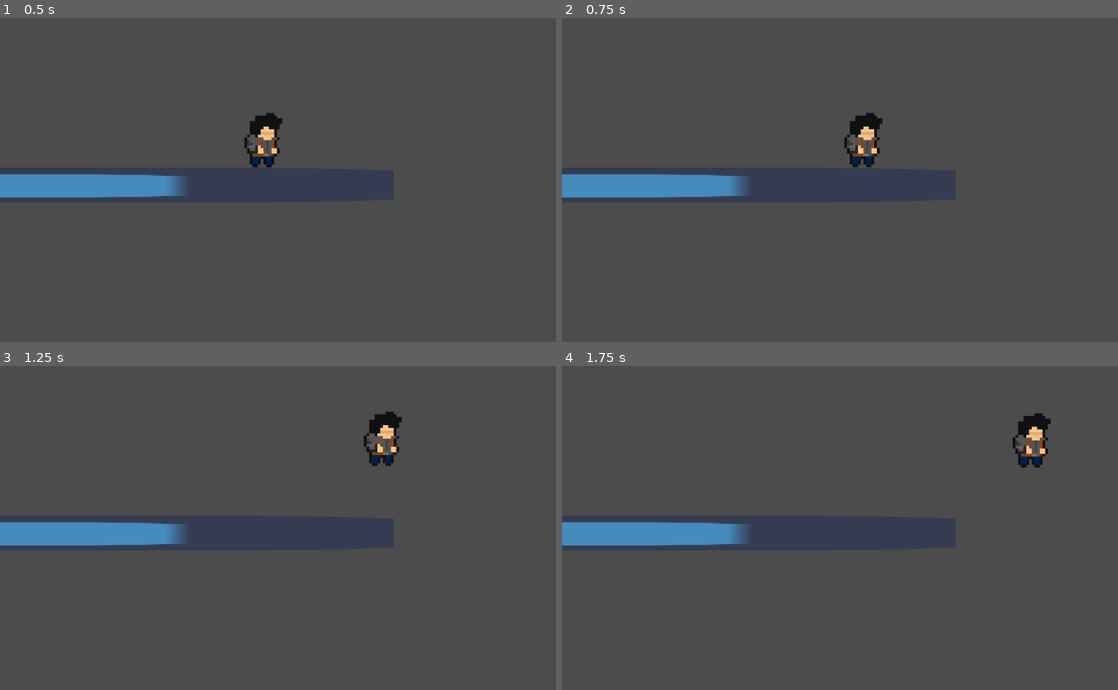
Above: before the commit, frames 1-4 (two rows, left to right).
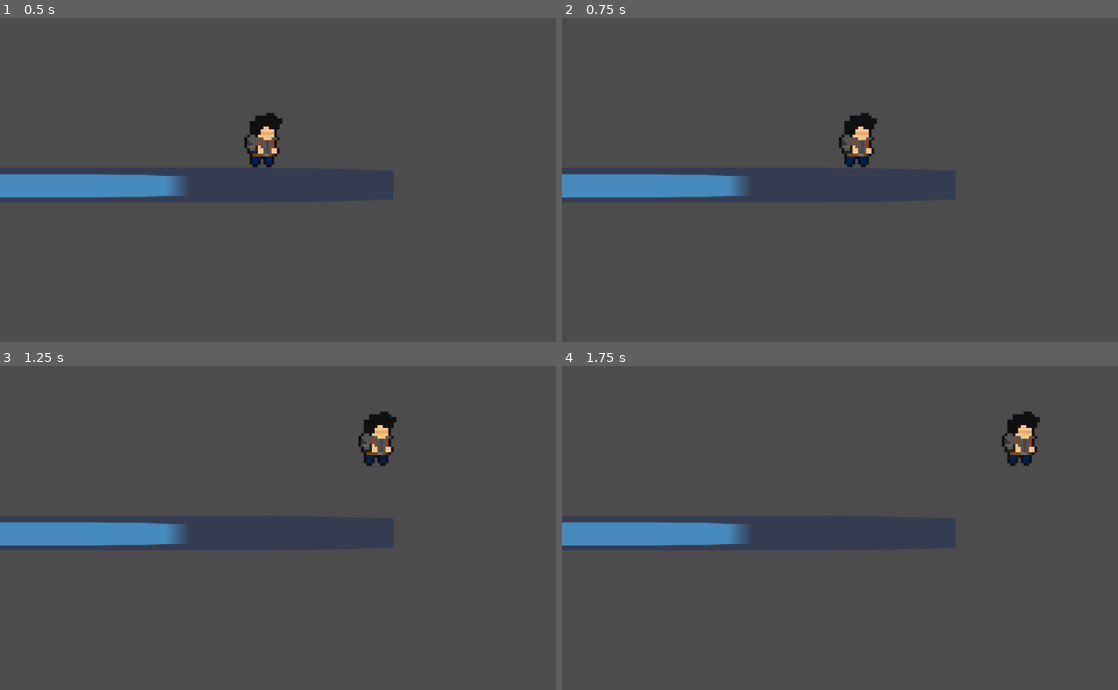
Above: after the commit, the same moments.

Repository: beldonholt/YourMum
Game: Godot game, scene res://TestLevelMovement.tscn
Two runs of this game, one before a commit and one after it. Both use one fixed random seed, a clock stepped at 60 frames per second and the inputs below. The project has no main scene, so this scene is started directly. The engine's default icon, where the game draws it, is replaced by a stand-in: a white triangle on a blue panel in a dark square.
Inputs:
- Up to frame 1 (0.5 s): no input
- Up to frame 2 (0.75 s): hold D (right) from 0.53 s (still down); tap Space (Action_1) at 0.6 s
- Up to frame 3 (1.25 s): keep holding D (right); tap W (jump) at 0.77 s
- Up to frame 4 (1.75 s): keep holding D (right); tap Space (Action_1) at 1.35 s; tap W (jump) at 1.52 s

Frame 1 is identical in both runs. In frame 2, 0.7% of the frame differs, in the area x 49-58%, y 29-47%; in frame 3, 0.7%; in frame 4, 0.9%, in the area x 79-88%, y 13-32%.

Commit message:
3/05
Removed the Dash

Fixed
Sprint now has a cool down timer placed on the player

Diff:
--- a/Lvl 3 Main progect/Player.gd
+++ b/Lvl 3 Main progect/Player.gd
@@ -7,7 +7,6 @@
 var SprintYes = true
 var Jumps = 1
 var SpriteDireaction
-var Dash = 600
 #const = constant (wont change/ fixed)
 
 const JUMPFORCE = -600
@@ -15,13 +14,6 @@
 
 #func _physics_process(delta): does fucion at games refressh rate (60fps)
 func _physics_process(delta):
-	Dash = 0
-	if Input.is_action_just_pressed("Action_1") and SpriteDireaction == false:
-		Dash = 600
-		velocity.x = SPEED + Dash
-	if Input.is_action_just_pressed("Action_1") and SpriteDireaction:
-		velocity.x = -SPEED - Dash
-
 
 	#Sprint Code
 	if Input.is_action_just_pressed("run") and SprintYes == true:
@@ -35,7 +27,7 @@
 	#Checks if "D" is pressed
 	if Input.is_action_pressed("right"):
 		#moves the player by the constant speed to the right
-		velocity.x = SPEED +SpeedBonus +Dash
+		velocity.x = SPEED +SpeedBonus
 		#$Sprite.play("Walk")
 		get_node( "Sprite" ).set_flip_h( false )
 		SpriteDireaction = false
@@ -44,7 +36,7 @@
 
 	#Checks id "A" is pressed
 	elif Input.is_action_pressed("left"):
-		velocity.x = -SPEED -SpeedBonus -Dash
+		velocity.x = -SPEED -SpeedBonus
 		#$Sprite.play("Walk")
 		get_node( "Sprite" ).set_flip_h( true )
 		SpriteDireaction = true
@@ -84,3 +76,10 @@
 func _on_Sprint_timer_timeout():
 	print("time out")
 	SprintYes = false
+	$Sprint_CoolDown.start()
+
+
+
+func _on_Sprint_CoolDown_timeout():
+	print("Fast timeee")
+	SprintYes = true
--- a/Lvl 3 Main progect/Player.tscn
+++ b/Lvl 3 Main progect/Player.tscn
@@ -16,3 +16,13 @@
 position = Vector2( 4, -6.52843 )
 scale = Vector2( 1, 0.92 )
 shape = SubResource( 1 )
+
+[node name="Sprint_timer" type="Timer" parent="."]
+one_shot = true
+
+[node name="Sprint_CoolDown" type="Timer" parent="."]
+wait_time = 5.0
+one_shot = true
+
+[connection signal="timeout" from="Sprint_timer" to="." method="_on_Sprint_timer_timeout"]
+[connection signal="timeout" from="Sprint_CoolDown" to="." method="_on_Sprint_CoolDown_timeout"]
--- a/Lvl 3 Main progect/TestLevelMovement.tscn
+++ b/Lvl 3 Main progect/TestLevelMovement.tscn
@@ -29,10 +29,6 @@
 [node name="Player " parent="." instance=ExtResource( 2 )]
 position = Vector2( 480.1, 159.748 )
 
-[node name="Sprint_timer" type="Timer" parent="Player "]
-wait_time = 2.0
-one_shot = true
-
 [node name="FallZone" type="Area2D" parent="."]
 position = Vector2( 480.509, 603.199 )
 __meta__ = {
@@ -41,6 +37,5 @@
 
 [node name="CollisionShape2D" type="CollisionShape2D" parent="FallZone"]
 shape = SubResource( 2 )
-[connection signal="timeout" from="Player /Sprint_timer" to="Player " method="_on_Sprint_timer_timeout"]
-[connection signal="timeout" from="Player /Sprint_timer" to="Player " method="_on_Sprint_timeout"]
+
 [connection signal="body_entered" from="FallZone" to="Player " method="_on_FallZone_body_entered"]
